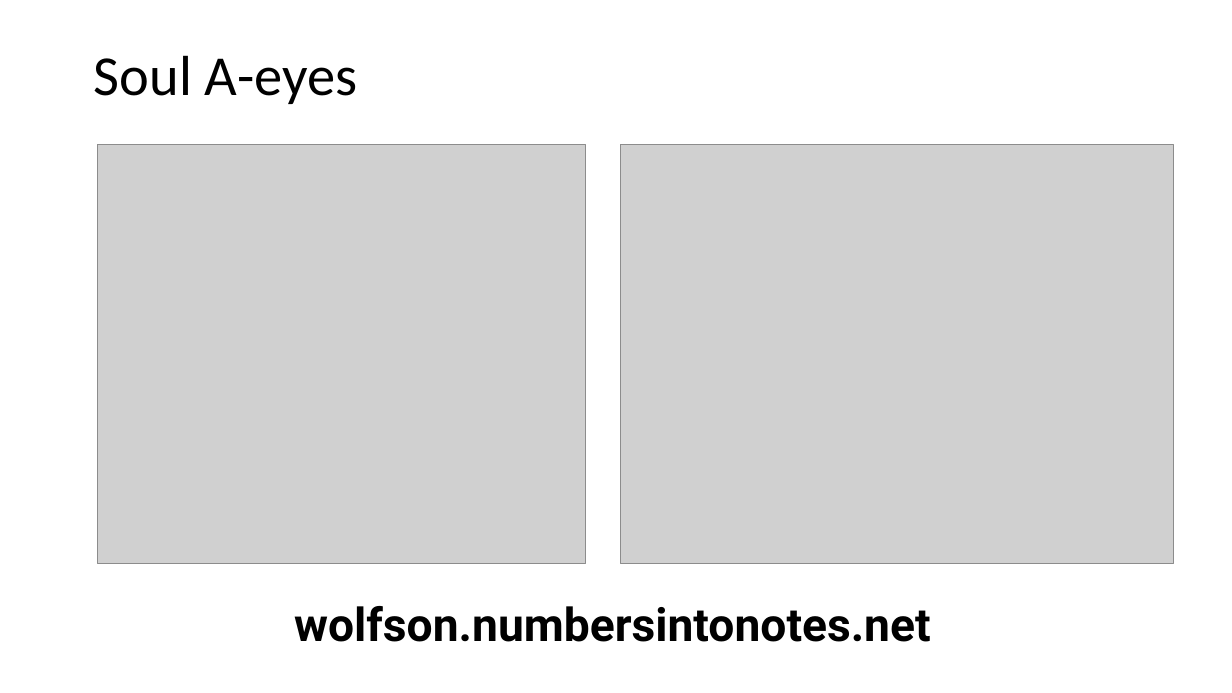
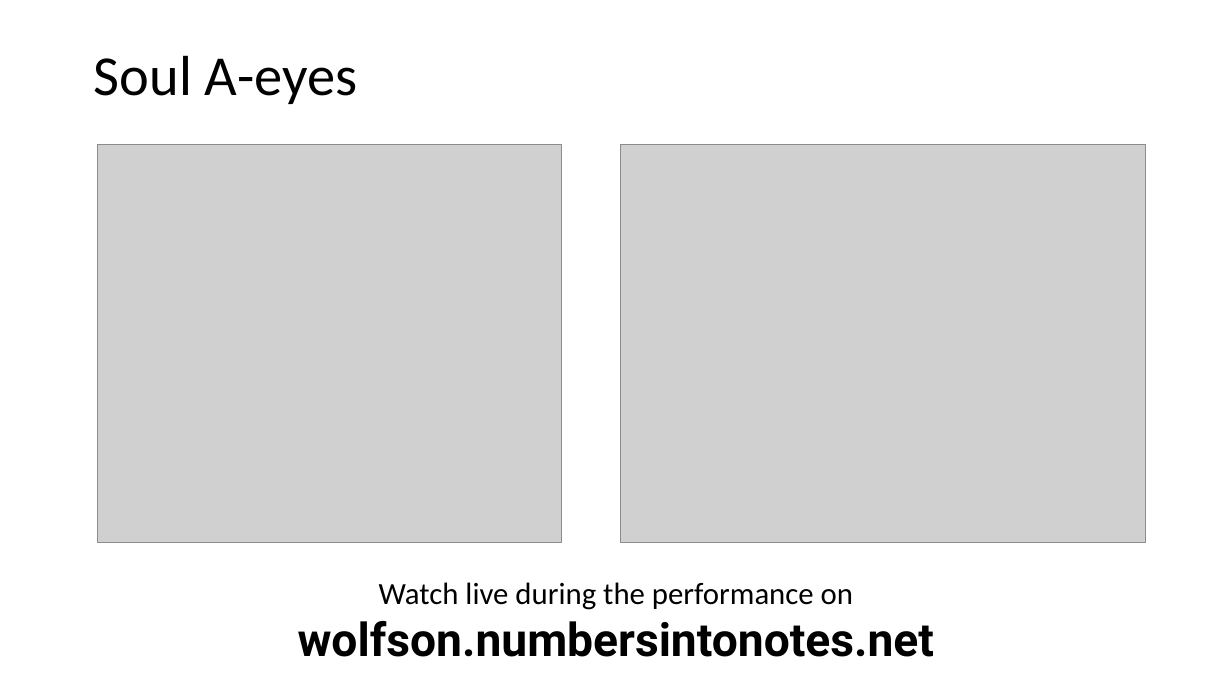
Before and after one commit to davidderoure/wolfson, a slide deck: slide 8 of docs/wolfson.pptx. Drawn at 1232x693 pixels with LibreOffice and Linux fonts; fonts in the diff are those of the drawing; grey boxes stand for pictures. Boxes give left, top, right and bottom in pixels: in the first picture for what was removed or moved away, otherwise in the second. Text is boxed around its words. In the diff, an @@ line names an element or a change of style, - is before the commit and + after.

```diff
--- a/docs/wolfson.pptx
+++ b/docs/wolfson.pptx
@@ picture resized from (x1=97, y1=144, x2=585, y2=564) to (x1=97, y1=144, x2=561, y2=543) @@
@@ picture resized from (x1=621, y1=144, x2=1174, y2=564) to (x1=621, y1=144, x2=1147, y2=543) @@
@@ text at (x1=298, y1=582, x2=934, y2=657): text changed; size 36 to 24 pt; font Roboto to Calibri; bold off @@
-wolfson.numbersintonotes.net
+Watch live during the performance on wolfson.numbersintonotes.net
```
Also in this commit, not shown: 8 other slides changed, 2 other files.
